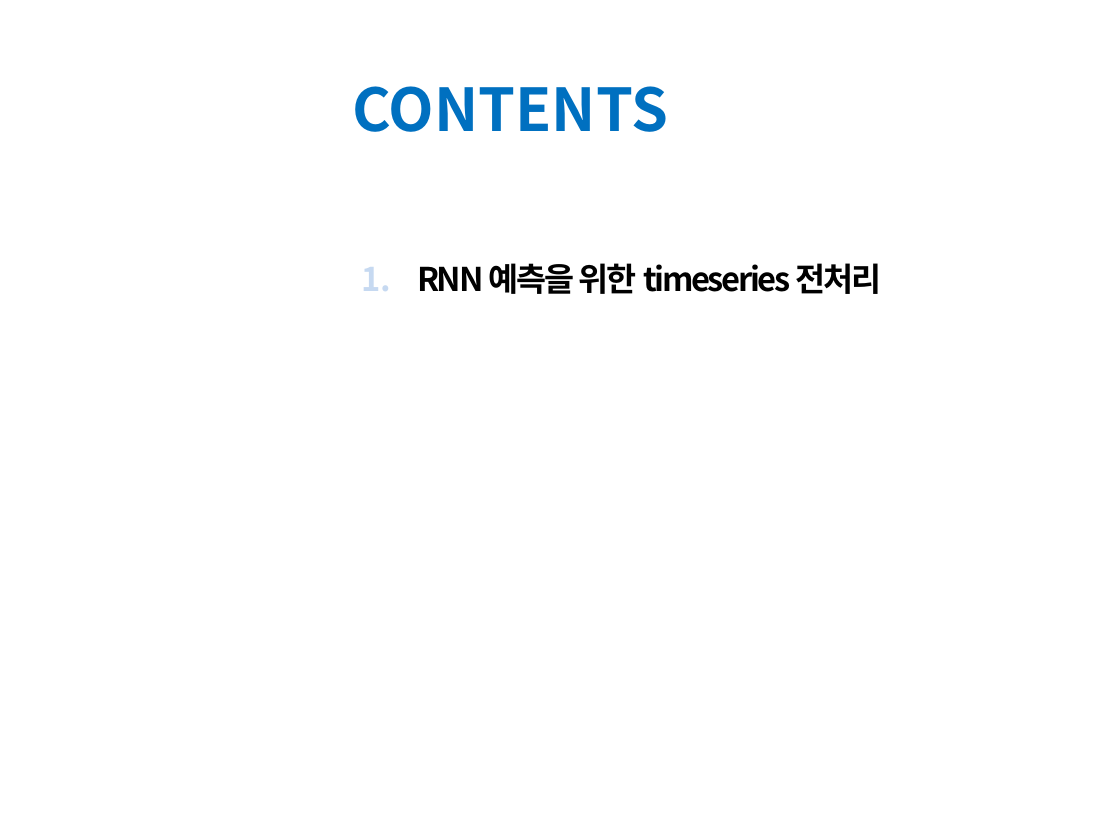
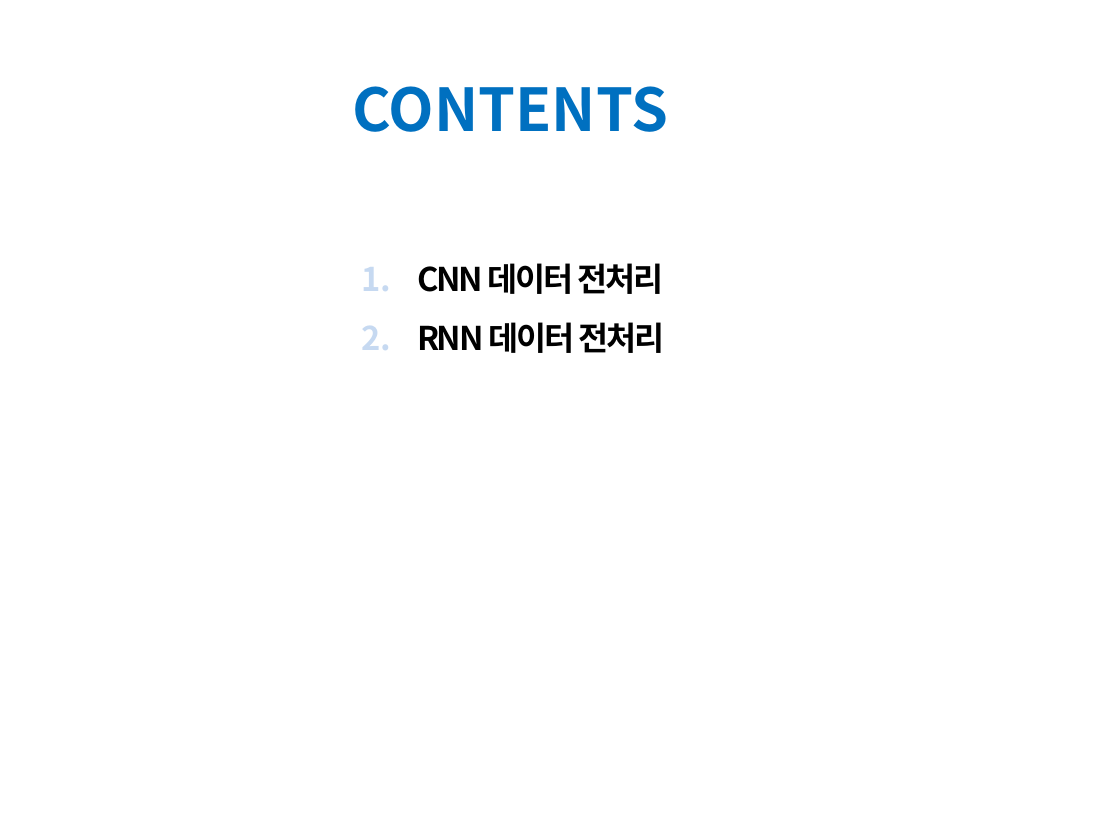
Before and after one commit to Heechul90/Preprocessing, a slide deck: slide 2 of rnn/파이썬 전처리 코드 모듈화 설명.pptx. Drawn at 1120x840 pixels with LibreOffice and Linux fonts; fonts in the diff are those of the drawing; background and template pictures are left out. Boxes give left, top, right and bottom in pixels: in the first picture for what was removed or moved away, otherwise in the second. Text is boxed around its words. In the diff, an @@ line names an element or a change of style, - is before the commit and + after.

```diff
--- a/rnn/파이썬 전처리 코드 모듈화 설명.pptx
+++ b/rnn/파이썬 전처리 코드 모듈화 설명.pptx
@@ text at (417, 263, 665, 353): text changed @@
-1. RNN 예측을 위한 timeseries 전처리
+1. CNN 데이터 전처리
+2. RNN 데이터 전처리
```
Also in this commit, not shown: 1 other slide changed, 7 slides added, 10 other files.
